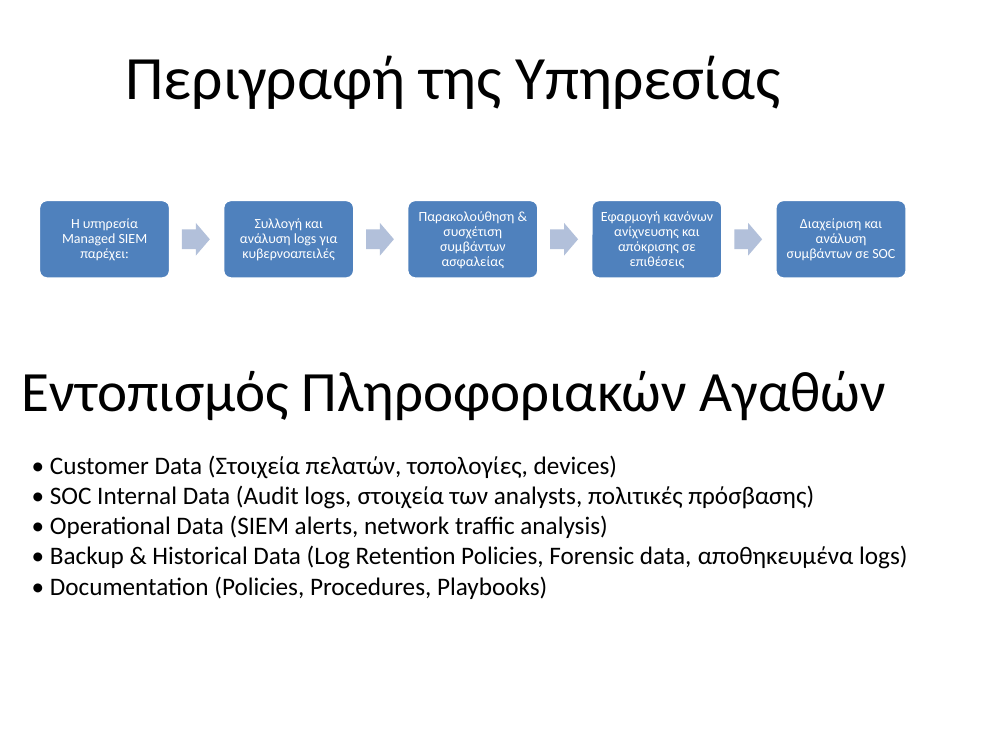
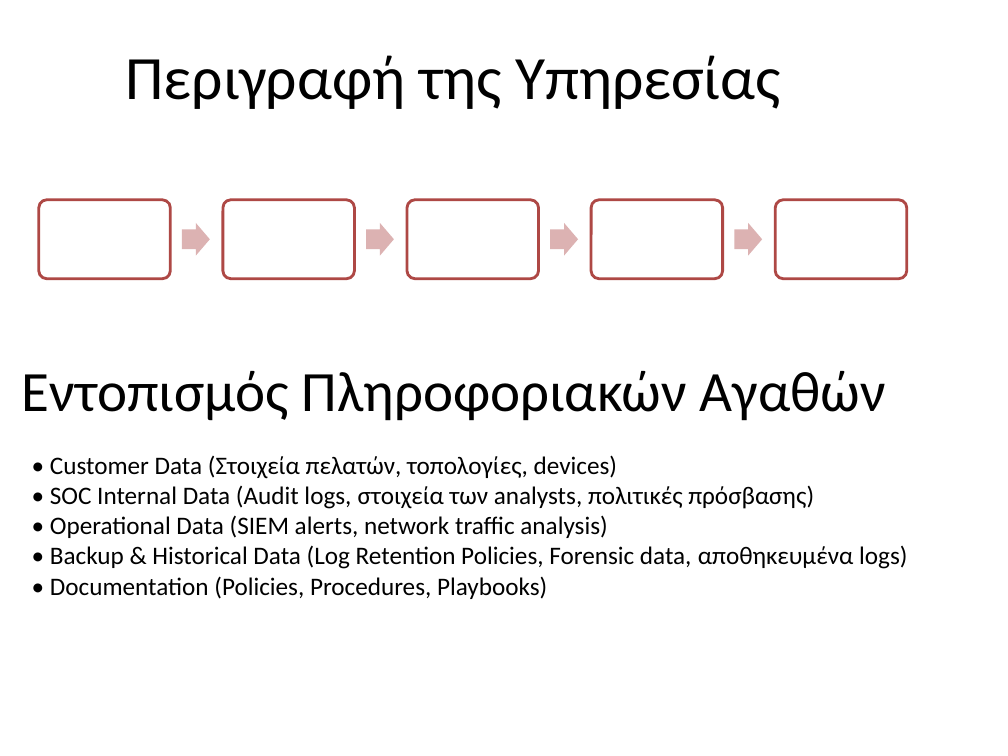
Before and after one commit to rafis-hub/info_sec_goverance, a slide deck: slide 4 of stavroula_enhanced/Ανάλυση και Διαχείριση Επικινδυνότητας.pptx. Drawn at 1008x756 pixels with LibreOffice and Linux fonts; fonts in the diff are those of the drawing. Boxes give left, top, right and bottom in pixels: in the first picture for what was removed or moved away, otherwise in the second. Text is boxed around its words. In the diff, an @@ line names an element or a change of style, - is before the commit and + after.

```diff
--- a/stavroula_enhanced/Ανάλυση και Διαχείριση Επικινδυνότητας.pptx
+++ b/stavroula_enhanced/Ανάλυση και Διαχείριση Επικινδυνότητας.pptx
@@ fill #4F81BD to #FFFFFF; outline #FFFFFF 2 pt to #AE4946 2 pt in 5 elements at <box>39,200,170,278</box>, <box>223,200,354,278</box>, <box>407,200,538,278</box>, <box>591,200,722,278</box>, <box>775,200,906,278</box> @@
@@ fill #B3C1DB to #DCB3B2 in 4 elements at <box>181,223,210,255</box>, <box>366,223,394,255</box>, <box>550,223,579,255</box>, <box>734,223,762,255</box> @@
@@ group removed at <box>62,211,895,268</box>: 5 texts @@
-Η υπηρεσία Managed SIEM παρέχει:
-Συλλογή και ανάλυση logs για κυβερνοαπειλές
-Παρακολούθηση & συσχέτιση συμβάντων ασφαλείας
-Εφαρμογή κανόνων ανίχνευσης και απόκρισης σε επιθέσεις
-Διαχείριση και ανάλυση συμβάντων σε SOC
```
Also in this commit, not shown: 5 other slides changed.
